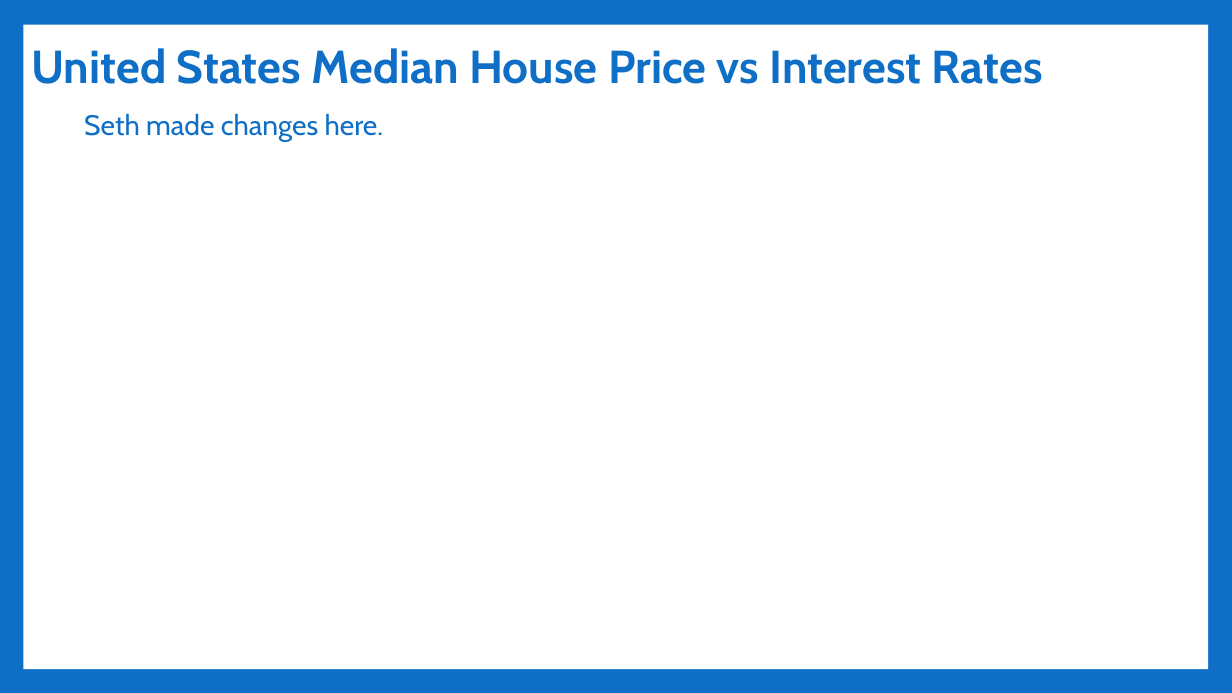
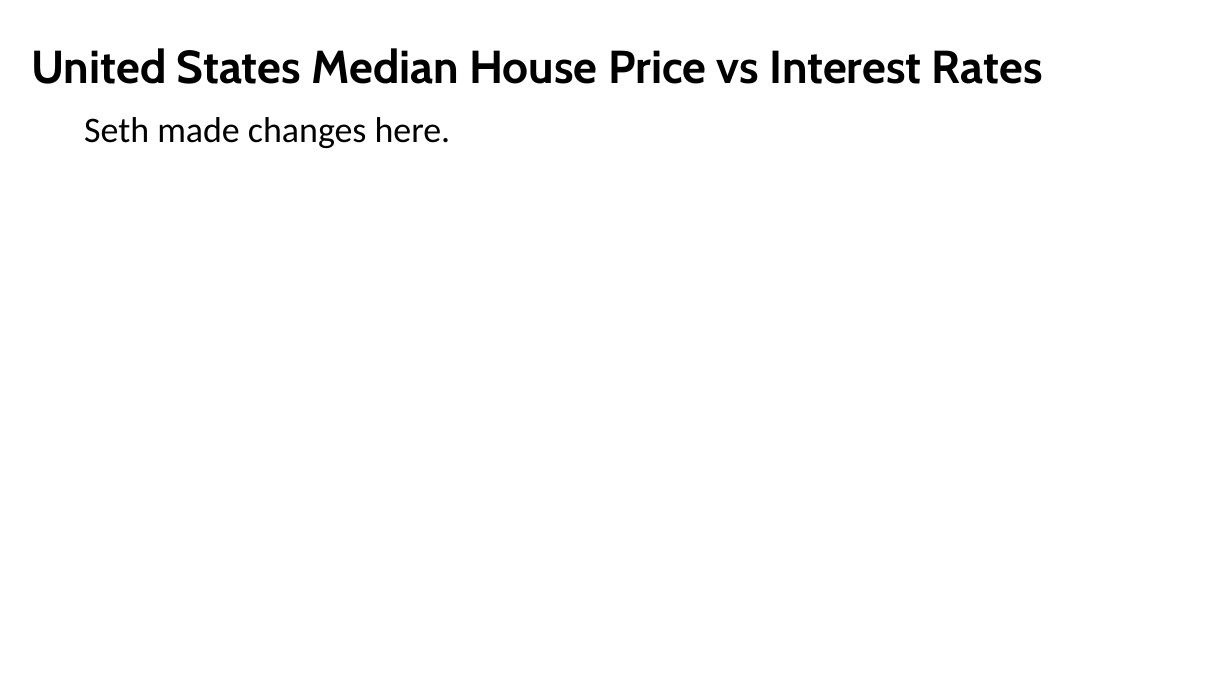
Before and after one commit to Sethdcarter/group8_data_project_1, a slide deck: slide 6 of Presentation/Project-1_Group-8_Presentation-US_Housing_Market.pptx (slide 5 before the commit). Drawn at 1232x693 pixels with LibreOffice and Linux fonts; fonts in the diff are those of the drawing. Boxes give left, top, right and bottom in pixels: in the first picture for what was removed or moved away, otherwise in the second. Text is boxed around its words. In the diff, an @@ line names an element or a change of style, - is before the commit and + after.

```diff
--- a/Presentation/Project-1_Group-8_Presentation-US_Housing_Market.pptx
+++ b/Presentation/Project-1_Group-8_Presentation-US_Housing_Market.pptx
@@ background #0F6FC6 to #FFFFFF @@
@@ title "United States Median House Price ..." at bbox=[31, 48, 1043, 84]: text colour #0F6FC6 to #000000 @@
@@ rectangle removed at bbox=[23, 25, 1208, 669] @@
@@ text "Seth made changes here." at bbox=[84, 117, 451, 148]: size 22 to 28 pt, font Cabin to Calibri, text colour #0F6FC6 to #000000 @@
```
Also in this commit, not shown: 6 other slides changed, 1 slide added, 2 other files.
